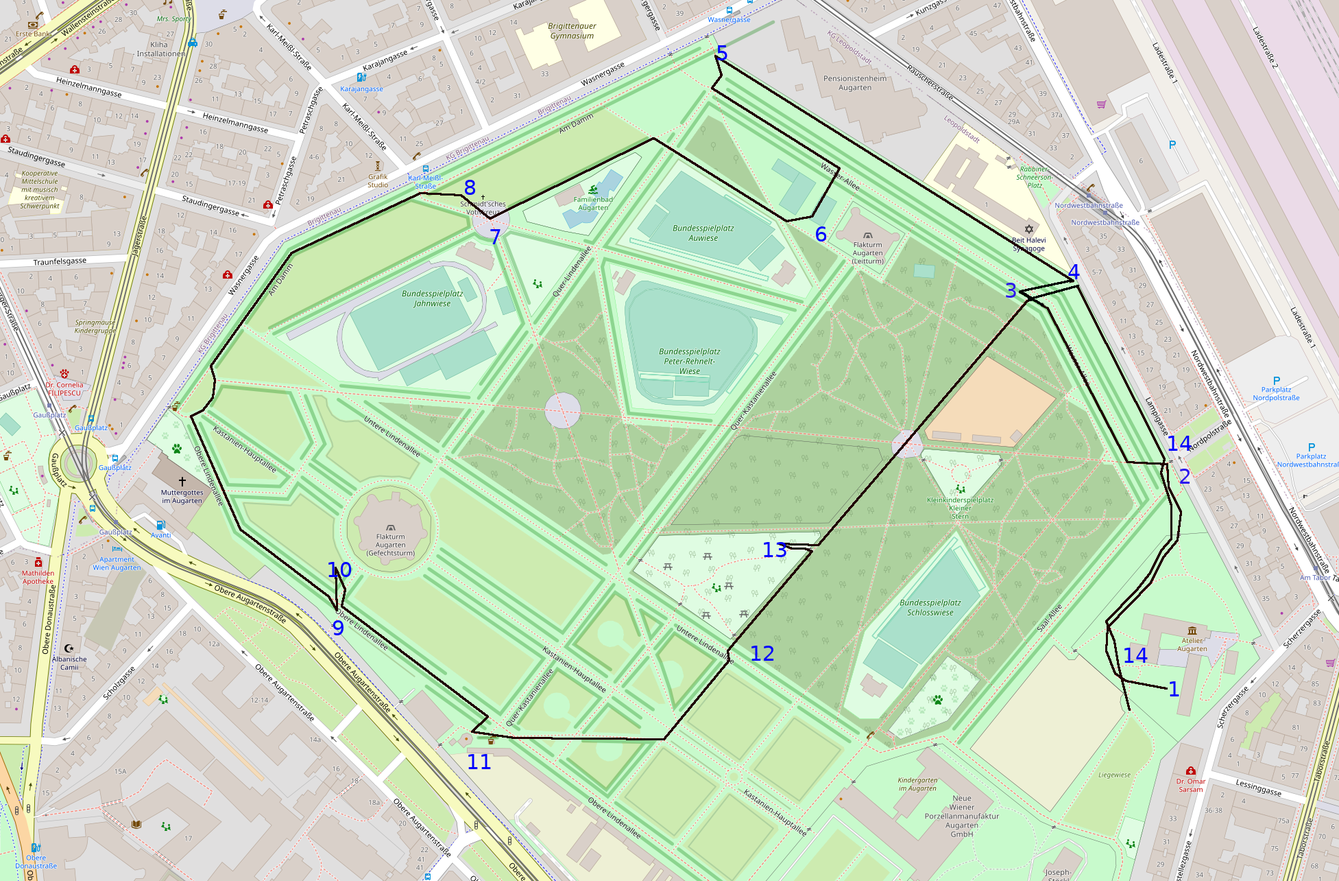
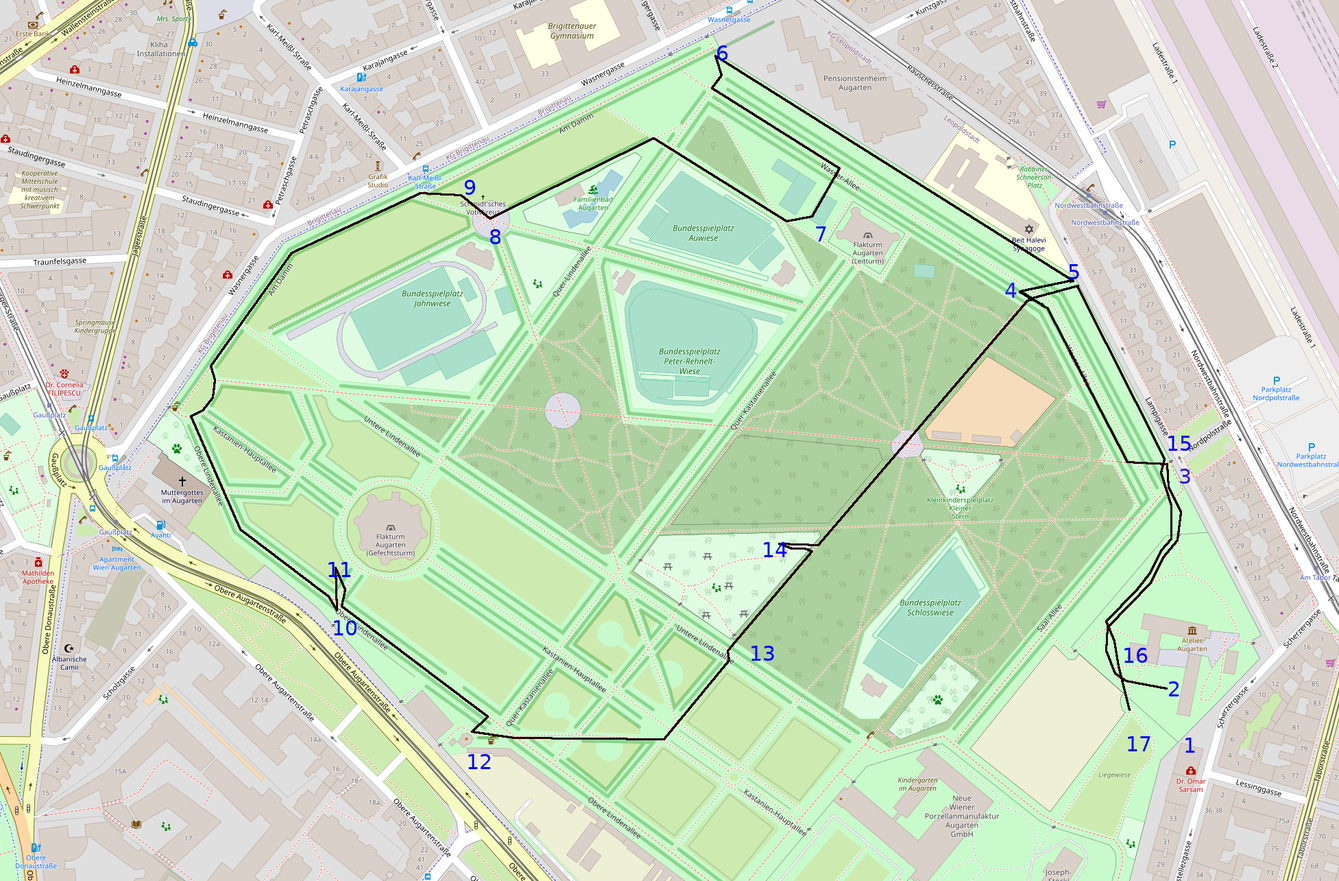
Layers edited between the first and the second 1339px x 881px image:
renamed "3" to "4 #1", painted on it over <box>1005,282,1018,298</box>
renamed "2" to "3 #1", painted on it over <box>1180,468,1191,484</box>
renamed "1" to "2 #1", painted on it over <box>1169,681,1180,697</box>
added layer "1" above "17" over <box>1185,737,1196,753</box>
added layer "17" above "16" over <box>1128,735,1151,751</box>
renamed "14 #1" to "16", painted on it over <box>1136,647,1149,663</box>
renamed "14" to "15", painted on it over <box>1180,435,1192,451</box>
renamed "13" to "14 #2", painted on it over <box>775,541,788,557</box>
renamed "12" to "13 #1", painted on it over <box>764,645,775,661</box>
renamed "11" to "12 #1", painted on it over <box>480,753,492,769</box>
renamed "10" to "11 #1", painted on it over <box>340,561,352,577</box>
renamed "9" to "10 #1", painted on it over <box>332,619,358,636</box>
renamed "8" to "9 #1", painted on it over <box>464,179,476,195</box>
renamed "7" to "8 #1", painted on it over <box>490,229,501,245</box>
renamed "6" to "7 #1", painted on it over <box>816,226,828,242</box>
renamed "5" to "6 #1", painted on it over <box>717,45,729,61</box>
renamed "4" to "5 #1", painted on it over <box>1068,264,1081,280</box>
